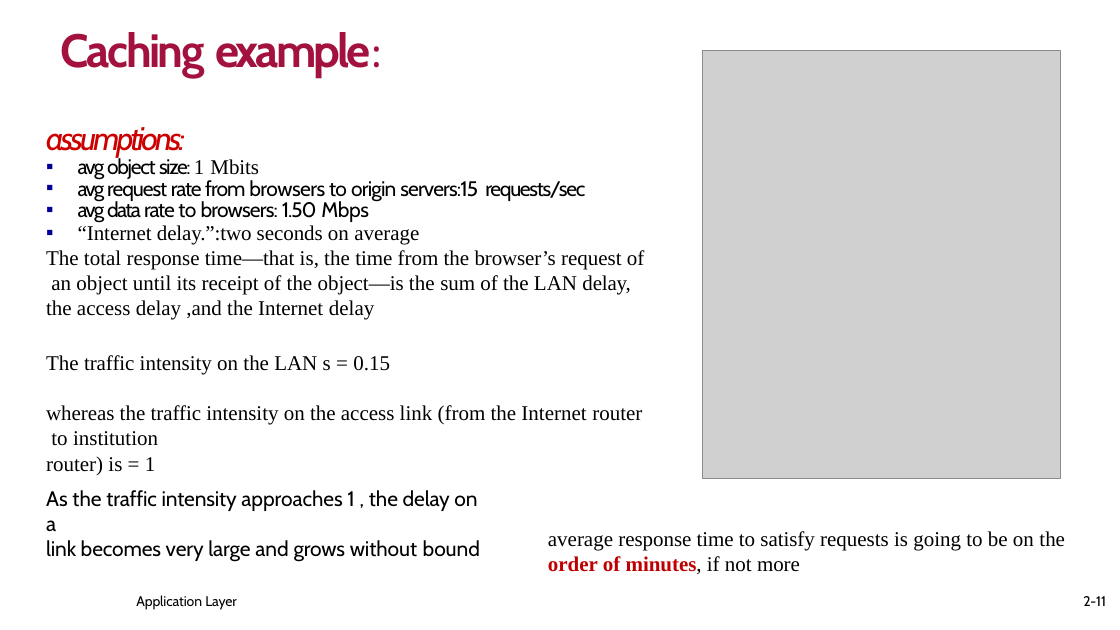
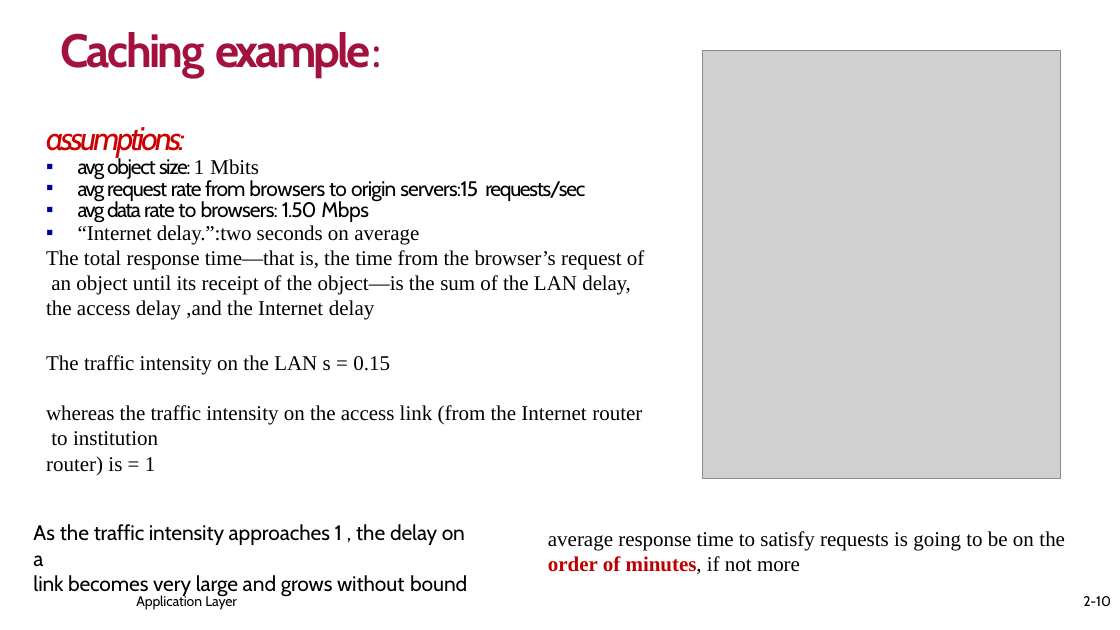
Before and after one commit to Giriiri-g/semester-3, a slide deck: slide 10 of ICN materials 204/Lecture7_Application Layer-2-HTTPcookies-FTP.pptx (slide 11 before the commit). Drawn at 1120x630 pixels with LibreOffice and Linux fonts; fonts in the diff are those of the drawing; grey boxes stand for pictures; background and template pictures are left out. Boxes give left, top, right and bottom in pixels: in the first picture for what was removed or moved away, otherwise in the second. Text is boxed around its words. In the diff, an @@ line names an element or a change of style, - is before the commit and + after.

```diff
--- a/ICN materials 204/Lecture7_Application Layer-2-HTTPcookies-FTP.pptx
+++ b/ICN materials 204/Lecture7_Application Layer-2-HTTPcookies-FTP.pptx
@@ text "As the traffic intensity approaches ..." moved from (x1=46, y1=490, x2=480, y2=562) to (x1=33, y1=524, x2=467, y2=597) @@
@@ page number at (x1=1083, y1=596, x2=1111, y2=606): text changed @@
-2-11
+2-10
```
Also in this commit, not shown: 9 other slides changed, 1 slide added, 8 other files.
